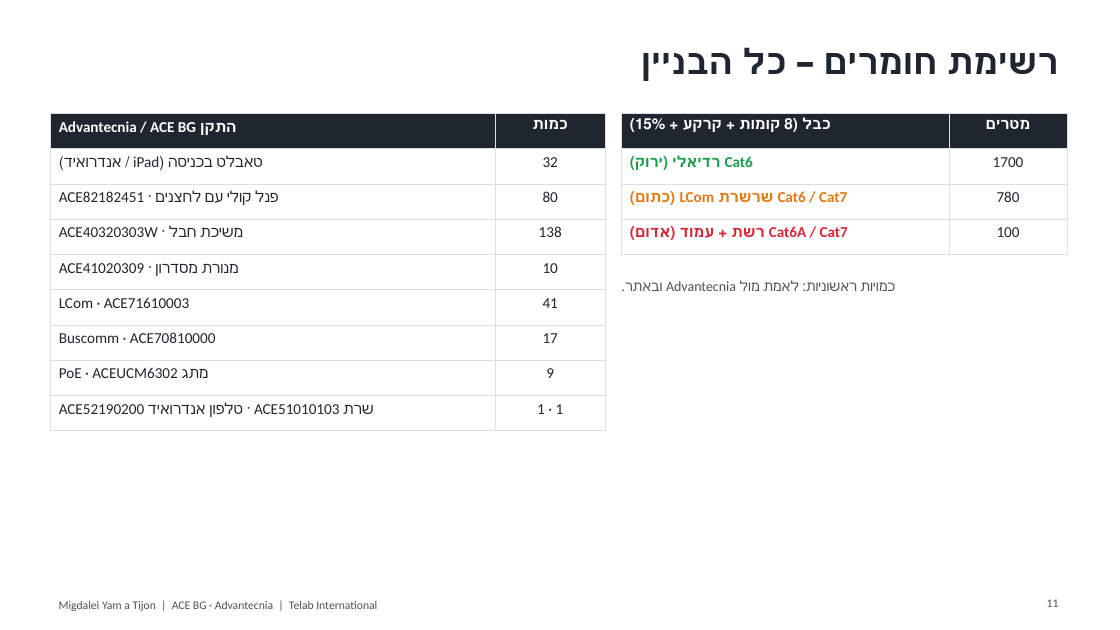
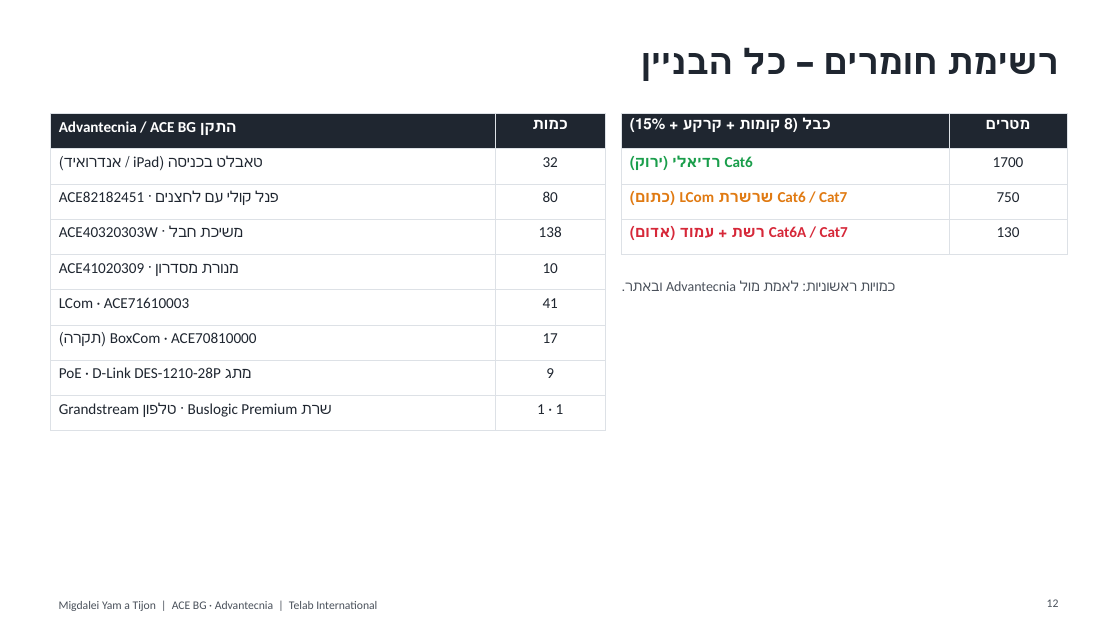
Before and after one commit to alexjusid-jpg/planos, a slide deck: slide 12 of migdalei/he/presentation_HE.pptx (slide 11 before the commit). Drawn at 1120x630 pixels with LibreOffice and Linux fonts; fonts in the diff are those of the drawing. Boxes give left, top, right and bottom in pixels: in the first picture for what was removed or moved away, otherwise in the second. Text is boxed around its words. In the diff, an @@ line names an element or a change of style, - is before the commit and + after.

```diff
--- a/migdalei/he/presentation_HE.pptx
+++ b/migdalei/he/presentation_HE.pptx
@@ table at [50,113,605,421] @@
-row 7, column 1: Buscomm · ACE70810000
+row 7, column 1: BoxCom · ACE70810000 (תקרה)
-row 8, column 1: מתג PoE · ACEUCM6302
+row 8, column 1: מתג PoE · D-Link DES-1210-28P
-row 9, column 1: שרת ACE51010103 · טלפון אנדרואיד ACE52190200
+row 9, column 1: שרת Buslogic Premium · טלפון Grandstream
@@ table at [622,113,1067,244] @@
-row 3, column 2: 780
+row 3, column 2: 750
-row 4, column 2: 100
+row 4, column 2: 130
@@ page number at [1047,599,1059,607]: text changed @@
-11
+12
```
Also in this commit, not shown: 3 other slides changed, 1 slide added, 20 other files.
